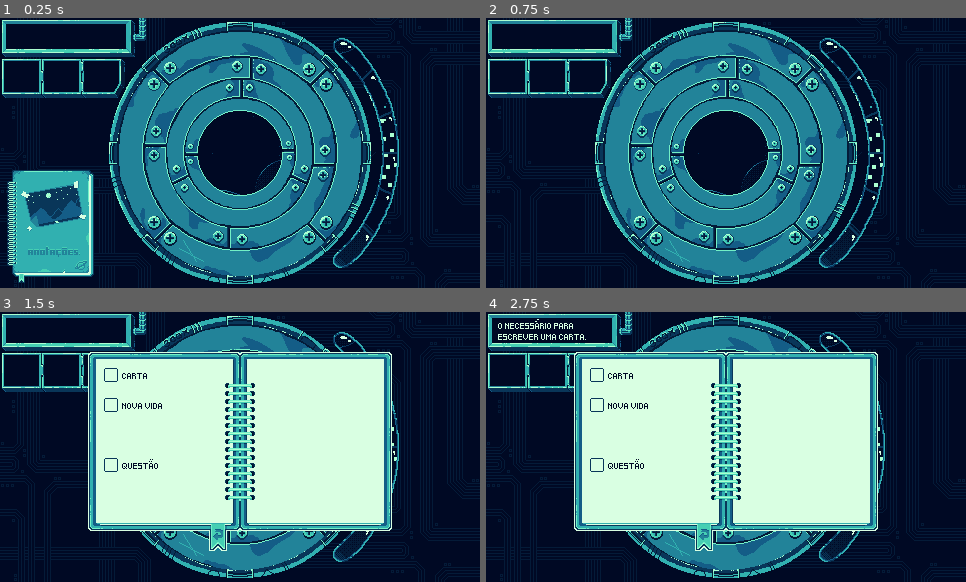
Above: before the commit, frames 1-4 (two rows, left to right).
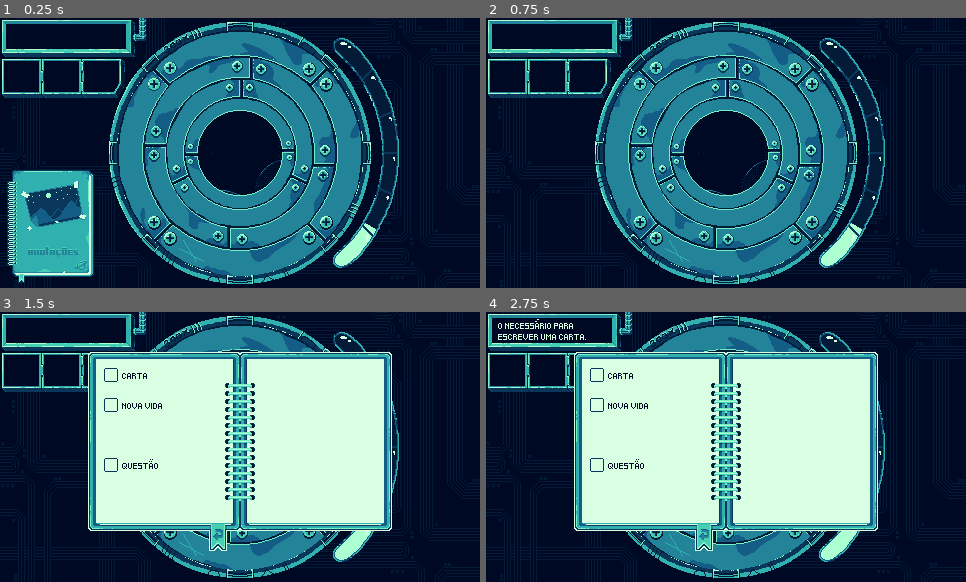
Above: after the commit, the same moments.

Repository: gdp-ufrj/stella
Game: Godot game, scene res://scenes/world.tscn
The game is run twice, just before and just after one commit, with the same random seed, the same clock (stepped at 60 frames per second) and the same inputs.
Inputs (mouse positions are in pixels of both pictures, inside the frame that each line leads up to):
- Up to frame 1 (0.25 s): no input
- Up to frame 2 (0.75 s): click (538, 225) at 0.5 s
- Up to frame 3 (1.5 s): tap Enter at 1.25 s; move the mouse to (345, 433) at 1.27 s; hold D (right) from 1.28 s (still down); hold C (combine) from 1.28 s (still down)
- Up to frame 4 (2.75 s): release D (right) at 2 s; release C (combine) at 2 s; click (644, 374) at 2.02 s

The runs differ from the first frame. In frame 1, 0.6% of the frame differs, in the area x 22-83%, y 11-92%; in frame 2, 0.6%; in frame 3, 0.4%; in frame 4, 0.4%.

Commit message:
Adicionado barra de progresso

Diff:
--- a/scenes/telescope.tscn
+++ b/scenes/telescope.tscn
@@ -1,7 +1,9 @@
-[gd_scene load_steps=36 format=3 uid="uid://bdmaytxns1vqs"]
+[gd_scene load_steps=38 format=3 uid="uid://bdmaytxns1vqs"]
 
 [ext_resource type="Texture2D" uid="uid://b8a6kvusqpelu" path="res://assets/lens/v3/lens_4.png" id="1_2p3w2"]
+[ext_resource type="Texture2D" uid="uid://na5lo8epugis" path="res://assets/hud/anel.png" id="1_pmwkb"]
 [ext_resource type="Script" path="res://scripts/telescope.gd" id="2_jau6c"]
+[ext_resource type="Script" path="res://scripts/ProgressBar.gd" id="2_lf4wj"]
 [ext_resource type="Texture2D" uid="uid://21eygx4soelu" path="res://assets/lens/v3/lens_0.png" id="3_r12v5"]
 [ext_resource type="Texture2D" uid="uid://cp682cw00eocq" path="res://assets/lens/v3/lens_1.png" id="4_63n67"]
 [ext_resource type="Texture2D" uid="uid://ctxftvgwovirb" path="res://assets/lens/v3/lens_2.png" id="5_kephr"]
@@ -134,6 +136,23 @@
 grow_horizontal = 2
 grow_vertical = 2
 
+[node name="ProgressBar" type="TextureProgressBar" parent="HUD"]
+layout_mode = 1
+anchors_preset = -1
+offset_left = -258.0
+offset_top = -185.0
+offset_right = 660.0
+offset_bottom = 396.0
+scale = Vector2(1.1, 1.1)
+value = 63.0
+fill_mode = 5
+texture_under = ExtResource("1_pmwkb")
+texture_progress = ExtResource("1_pmwkb")
+tint_under = Color(0.0156863, 0.105882, 0.219608, 1)
+tint_progress = Color(0.670588, 1, 0.819608, 1)
+script = ExtResource("2_lf4wj")
+metadata/_edit_lock_ = true
+
 [node name="TelescopeMask" type="TextureRect" parent="HUD"]
 layout_mode = 1
 anchors_preset = 15
@@ -146,6 +165,7 @@
 script = ExtResource("2_jau6c")
 lens = Array[Texture]([ExtResource("3_r12v5"), ExtResource("4_63n67"), ExtResource("5_kephr"), ExtResource("6_pnaf4"), ExtResource("1_2p3w2")])
 lens_radius = Array[int]([43, 56, 75, 98, 122])
+metadata/_edit_lock_ = true
 
 [node name="Area2D" type="Area2D" parent="HUD/TelescopeMask"]
 position = Vector2(240, 135)
@@ -223,6 +243,7 @@
 anchor_bottom = 1.0
 grow_horizontal = 2
 grow_vertical = 2
+metadata/_edit_lock_ = true
 
 [node name="Level1" type="Control" parent="HUD/Notebook/Notebook/Puzzles"]
 anchors_preset = 0
--- /dev/null
+++ b/scripts/ProgressBar.gd
@@ -0,0 +1,6 @@
+extends TextureProgressBar
+
+var value_levels = [63, 69, 75, 82, 88, 100]
+
+func change_progress(level):
+	value = value_levels[level]
Binary file added: assets/hud/anel.png
Not shown, added: assets/hud/anel.png.import
Binary file added: scripts/progress-bar-circle.png
Not shown, added: scripts/progress-bar-circle.png.import
